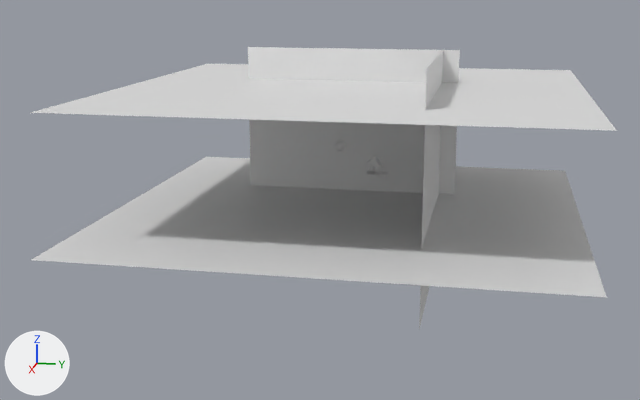
Two versions of the Blender file blender_files/09_24_2019_working.blend, one commit apart.
Before and after are seen from a 50 mm camera at (155.7, 25.2, 31.0) aimed at (4.3, -5.1, -6.8). The lights are fixed; the arrows at lower left show +X, +Y and +Z.
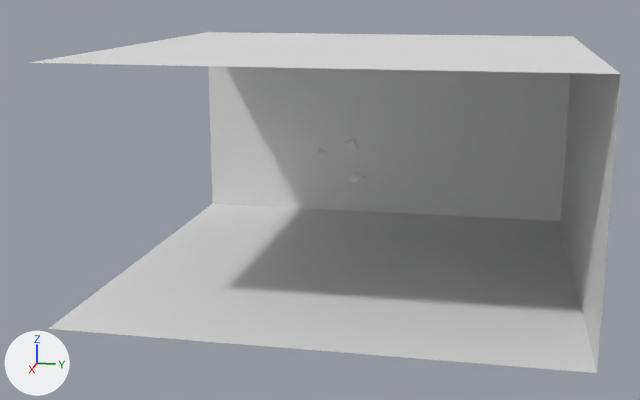
Where the newer file only moved an object's origin or applied its transform, the numbers keep the older frame.

Location of each change, [x1, y1, x2, y2] in pixels of the pictures (640 x 400 px):
'Plane.002', moved
    before: [31, 157, 606, 297]
    after: [49, 204, 597, 373]
'Plane.001', moved, rescaled
    before: [248, 47, 460, 194]
    after: [208, 32, 570, 221]
'Plane.003', moved
    before: [30, 64, 617, 131]
    after: [29, 32, 620, 74]
'Plane', moved, rescaled
    before: [419, 51, 443, 329]
    after: [561, 73, 621, 371]

Patch to the scene script:
```diff
--- a/blender_files/09_24_2019_working.blend.py
+++ b/blender_files/09_24_2019_working.blend.py
@@ ob_plane @@
 ob_plane = bpy.data.objects.new('Plane', me_plane)
-ob_plane.location = (7.0, 15.0, -1.0)
+ob_plane.location = (0.0, 40.0, 0.0)
 ob_plane.rotation_euler = (0.0, -1.571, -1.571)  # degrees (0, -90, -90)
-ob_plane.scale = (40.0, 40.0, 40.0)
+ob_plane.scale = (40.0, 80.0, 80.0)
@@ ob_plane_001 @@
 ob_plane_001 = bpy.data.objects.new('Plane.001', me_plane_001)
-ob_plane_001.location = (-10.0, -2.0, -1.0)
+ob_plane_001.location = (-40.0, 0.0, 0.0)
 ob_plane_001.rotation_euler = (0.0, -1.571, -3.14)  # degrees (0, -90, -180)
-ob_plane_001.scale = (40.0, 40.0, 40.0)
+ob_plane_001.scale = (40.0, 80.0, 80.0)
@@ ob_plane_002 @@
 ob_plane_002 = bpy.data.objects.new('Plane.002', me_plane_002)
-ob_plane_002.location = (3.5, 0.0, -8.0)
+ob_plane_002.location = (0.0, 0.0, -20.0)
 ob_plane_002.scale = (40.0, 40.0, 40.0)
@@ ob_plane_003 @@
 ob_plane_003 = bpy.data.objects.new('Plane.003', me_plane_003)
-ob_plane_003.location = (0.5, 0.0, 13.0)
+ob_plane_003.location = (0.0, 0.0, 20.0)
 ob_plane_003.scale = (40.0, 40.0, 40.0)
```
